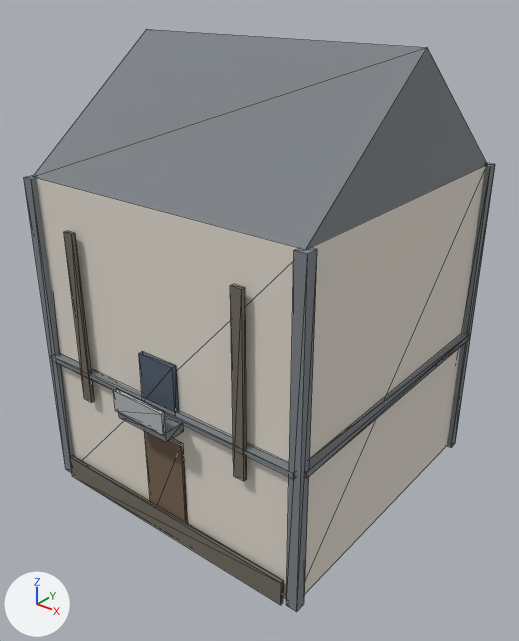
The glTF model public/buildings/lot_1x1.glb as it was, and as the next commit left it.
Camera for both pictures: a 50 mm lens placed at (12.09, -8.04, 10.6), pointed at (3.48, 2.71, 3.93). Arrows for +X, +Y and +Z are at lower left; the lights stay in place. The older version comes first. Mesh edges are drawn as thin lines. Vertices at exactly the same position are counted once.

In view in the first picture: 'lot_1x1'.
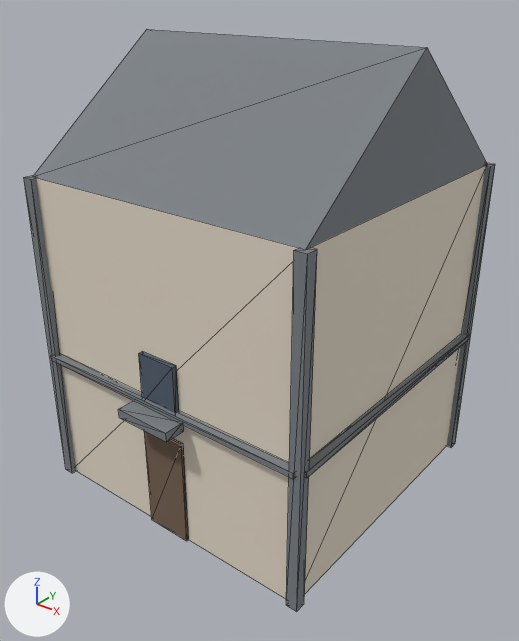
Edits to the scene script, one JSON object a line:
```json
{"block": "me_lot_1x1", "where": "# used by ob_lot_1x1; location = (0.0, 0.0, 0.0)"}
{"block": "me_lot_1x1", "where": "# verts and faces of me_lot_1x1; kept vertices keep their numbers, new ones are numbered from 136"}
{"block": "me_lot_1x1", "where": "# before: 14 (2.6, -0.55, 3.0), 15 (3.9, -0.55, 3.0) at pixel (165, 433), 98 (2.6, -0.62, 3.0) at pixel (115, 410), 99 (3.9, -0.62, 3.0) at pixel (163, 435), 100 (2.6, -0.62, 3.45) at pixel (113, 390)"}
{"block": "me_lot_1x1", "where": "# before: 101 (3.9, -0.62, 3.45) at pixel (161, 414), 102 (3.9, -0.55, 3.45) at pixel (164, 412), 103 (2.6, -0.55, 3.45) at pixel (116, 388)"}
{"op": "remove", "block": "me_lot_1x1", "code": "me_lot_1x1.from_pydata(...)  # 136 vertices, 210 faces; spans x -0.16..6.66, y -0.62..6.68, z 0.0..9.5"}
{"op": "add", "block": "me_lot_1x1", "code": "me_lot_1x1.from_pydata(...)  # 98 vertices, 150 faces; spans x -0.16..6.66, y -0.55..6.66, z 0.0..9.5"}
{"block": "me_lot_1x1", "change": "me_lot_1x1 part 1: the loose piece of 8 vertices spanning x 0.2..6.3, y -0.18..-0.1, z 0.0..0.55 is deleted"}
{"block": "me_lot_1x1", "change": "me_lot_1x1 part 2: the loose piece of 8 vertices spanning x 5.21..5.45, y -0.19..-0.11, z 2.45..6.16 is deleted"}
{"block": "me_lot_1x1", "change": "me_lot_1x1 part 3: the loose piece of 8 vertices spanning x 1.05..1.29, y -0.19..-0.11, z 2.45..6.16 is deleted"}
{"block": "me_lot_1x1", "change": "me_lot_1x1 part 4"}
{"op": "add", "block": "me_lot_1x1", "code": "delete_vertices([*range(98, 104)])  # with the faces that use them"}
{"block": "me_lot_1x1", "change": "other edits to the shape of me_lot_1x1 do not show in these pictures"}
{"op": "remove", "block": "me_lot_1x1", "code": "me_lot_1x1.materials.append(mat_lot_1x1_metal)  # grey #b1b5b6"}
{"op": "remove", "block": "me_lot_1x1", "code": "me_lot_1x1.materials.append(mat_lot_1x1_dirt)  # brown #6f695d"}
```

What differs and where, as boxes [x1, y1, x2, y2] in the pictures (519 x 641 px):
```json
{"part": 1, "of": "me_lot_1x1", "change": "deleted", "before": [70, 455, 284, 605]}
{"part": 2, "of": "me_lot_1x1", "change": "deleted", "before": [230, 284, 247, 481]}
{"part": 3, "of": "me_lot_1x1", "change": "deleted", "before": [64, 231, 95, 402]}
{"part": 4, "of": "me_lot_1x1", "change": "deleted", "before": [113, 389, 166, 435]}
```
